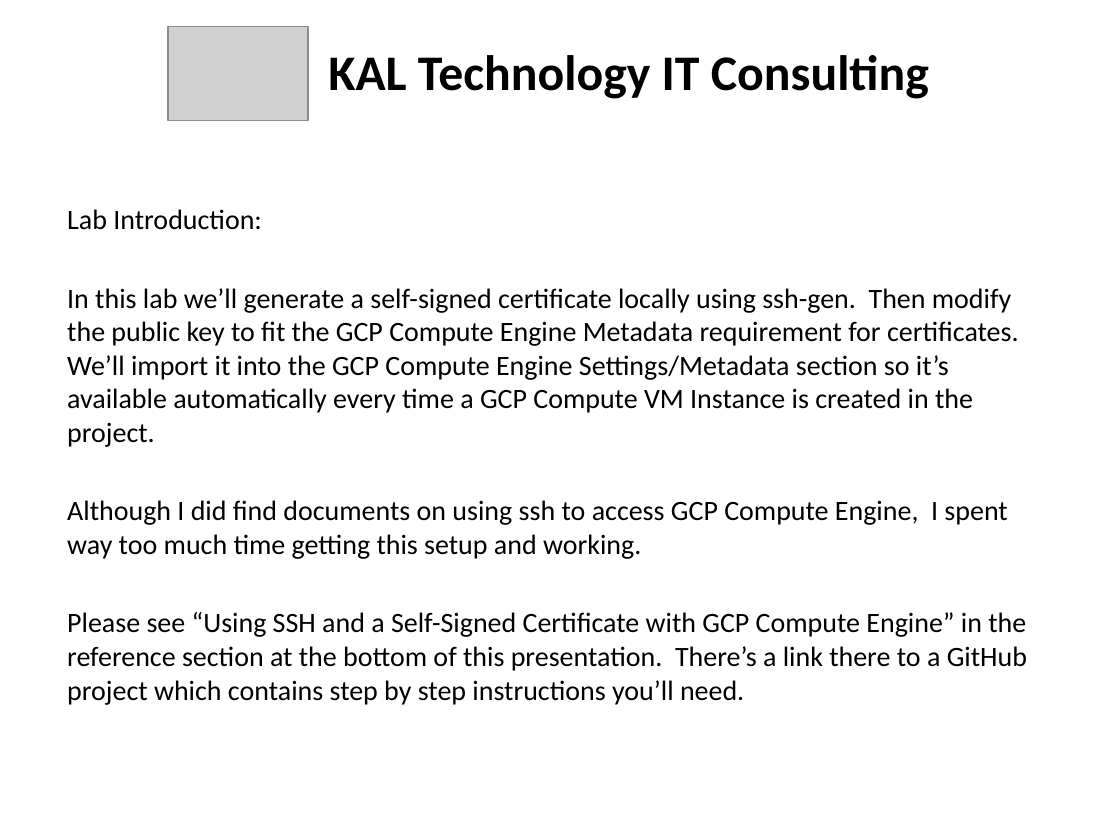
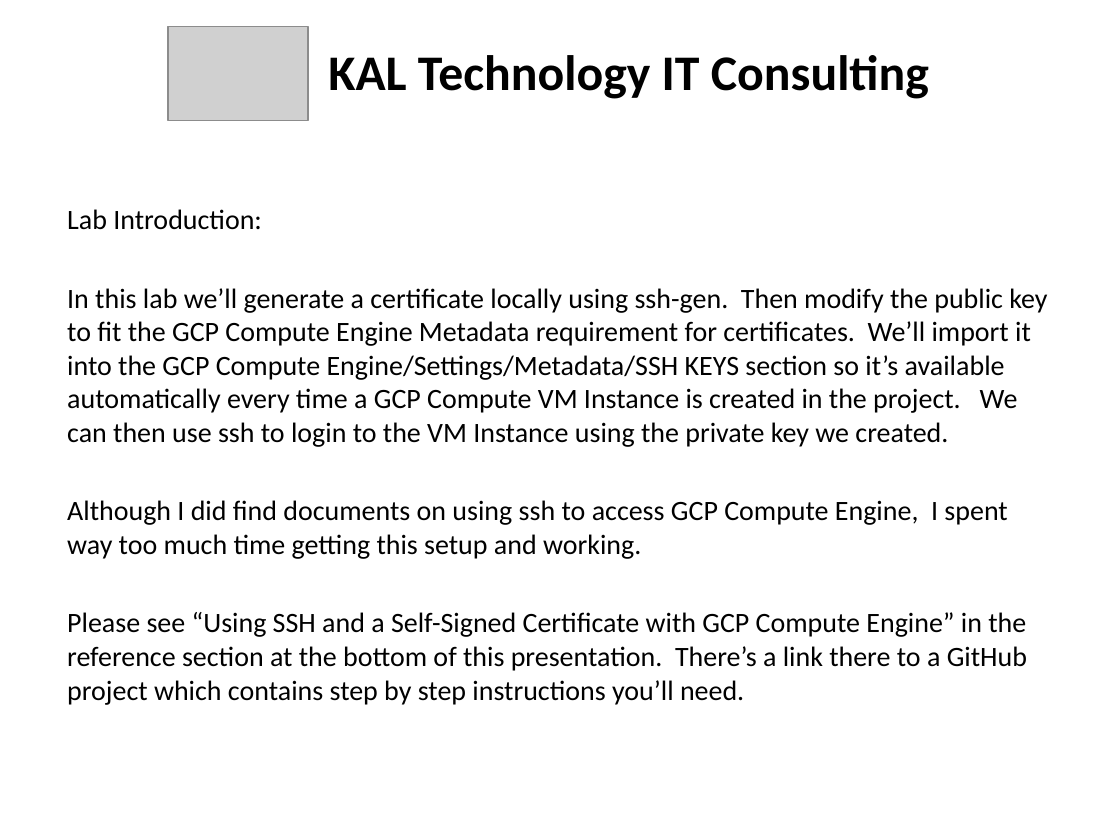
Before and after one commit to kskalvar/gcp-compute-ssh-self-signed-certificate, a slide deck: slide 3 of GCP Compute ssh Self-Signed-Certificate.pptx. Drawn at 1120x840 pixels with LibreOffice and Linux fonts; fonts in the diff are those of the drawing; grey boxes stand for pictures. Boxes give left, top, right and bottom in pixels: in the first picture for what was removed or moved away, otherwise in the second. Text is boxed around its words. In the diff, an @@ line names an element or a change of style, - is before the commit and + after.

```diff
--- a/GCP Compute ssh Self-Signed-Certificate.pptx
+++ b/GCP Compute ssh Self-Signed-Certificate.pptx
@@ text at box(67, 288, 1047, 447): text changed @@
-In this lab we’ll generate a self-signed certificate locally using ssh-gen. Then modify the public key to fit the GCP Compute Engine Metadata requirement for certificates. We’ll import it into the GCP Compute Engine Settings/Metadata section so it’s available automatically every time a GCP Compute VM Instance is created in the project.
+In this lab we’ll generate a certificate locally using ssh-gen. Then modify the public key to fit the GCP Compute Engine Metadata requirement for certificates. We’ll import it into the GCP Compute Engine/Settings/Metadata/SSH KEYS section so it’s available automatically every time a GCP Compute VM Instance is created in the project. We can then use ssh to login to the VM Instance using the private key we created.
```
Also in this commit, not shown: 1 other file.
